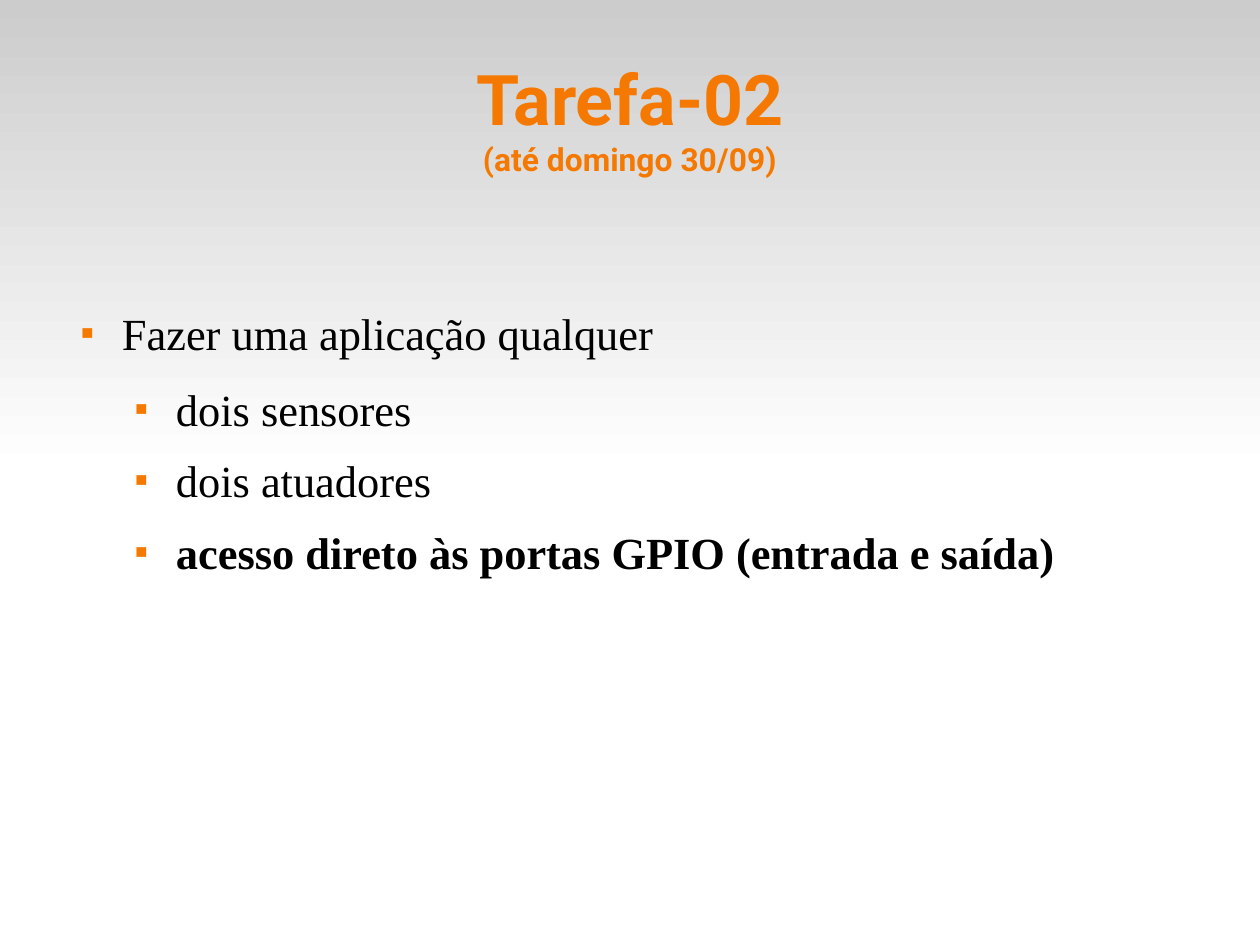
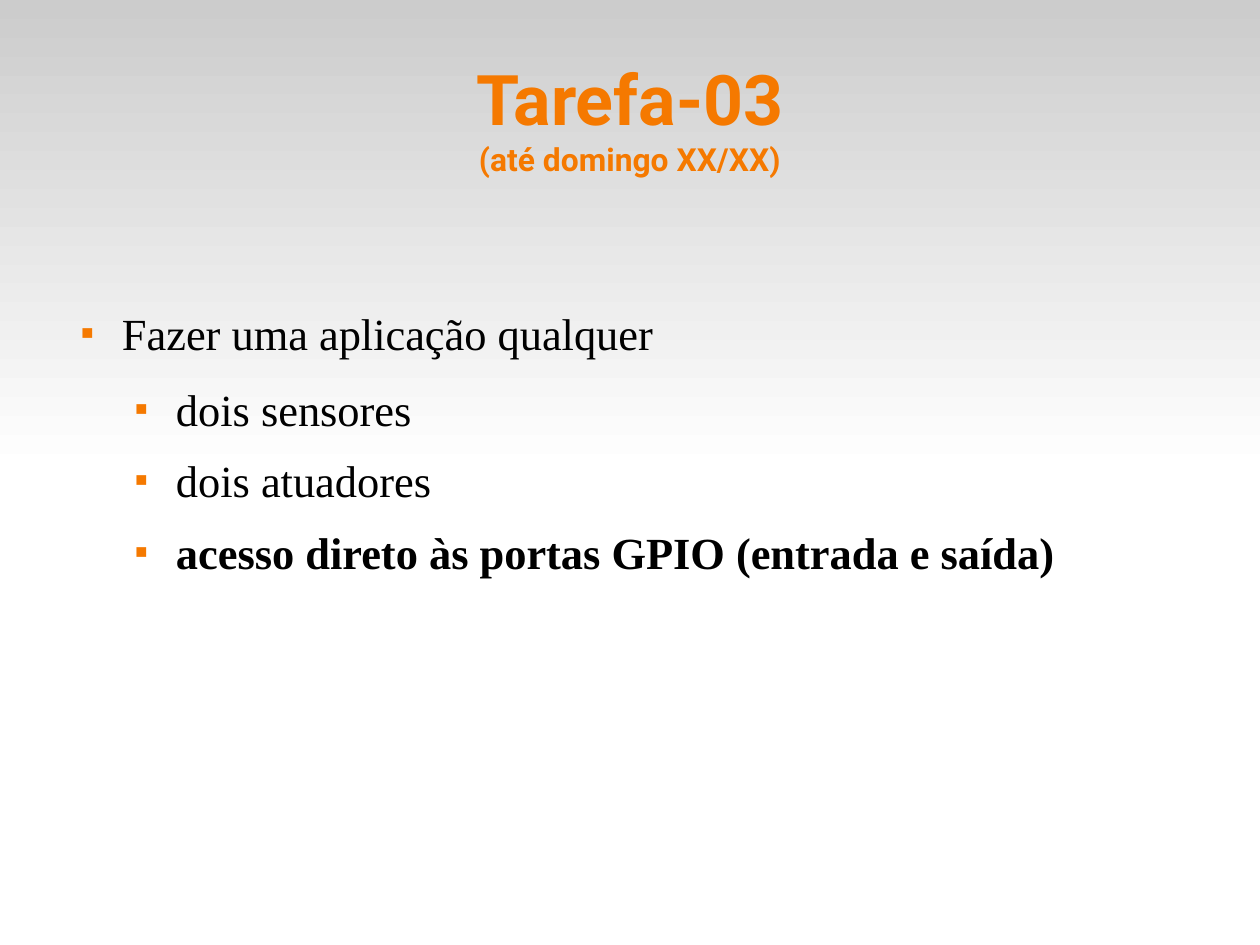
Before and after one commit to fsantanna-uerj/SE, a slide deck: slide 12 of Slides/se-00-intro.odp. Drawn at 1260x945 pixels with LibreOffice and Linux fonts; fonts in the diff are those of the drawing. Boxes give left, top, right and bottom in pixels: in the first picture for what was removed or moved away, otherwise in the second. Text is boxed around its words. In the diff, an @@ line names an element or a change of style, - is before the commit and + after.

```diff
--- a/Slides/se-00-intro.odp
+++ b/Slides/se-00-intro.odp
@@ title at [476,72,783,178]: text changed @@
-Tarefa-02
-(até domingo 30/09)
+Tarefa-03
+(até domingo XX/XX)
```
Also in this commit, not shown: 6 other slides changed, 3 other files.
